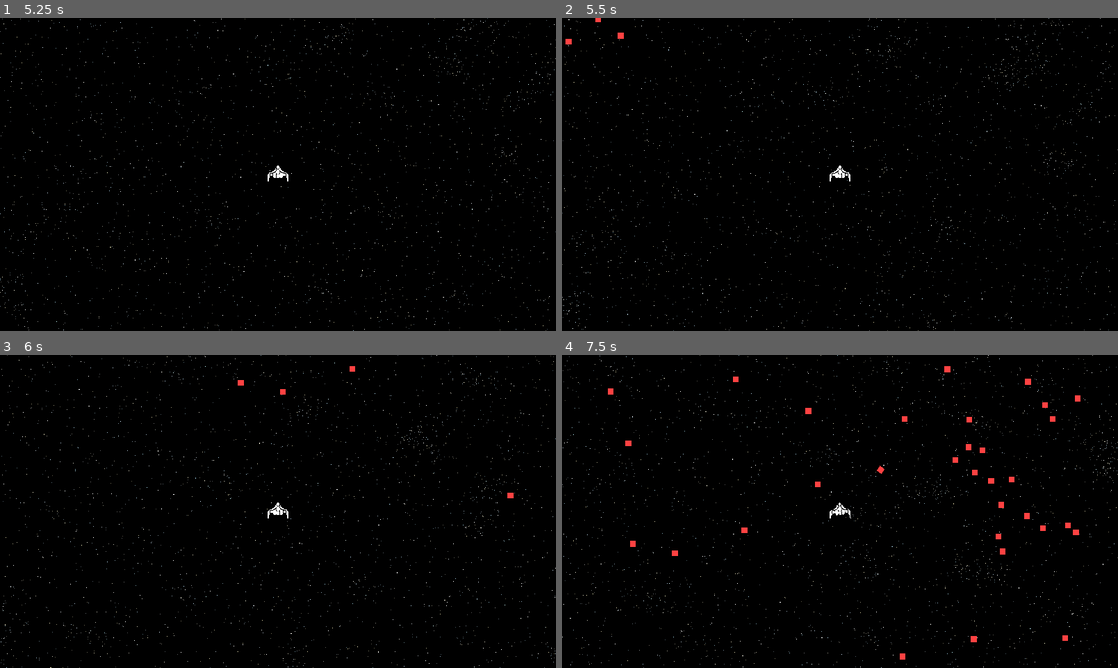
Above: before the commit, frames 1-4 (two rows, left to right).
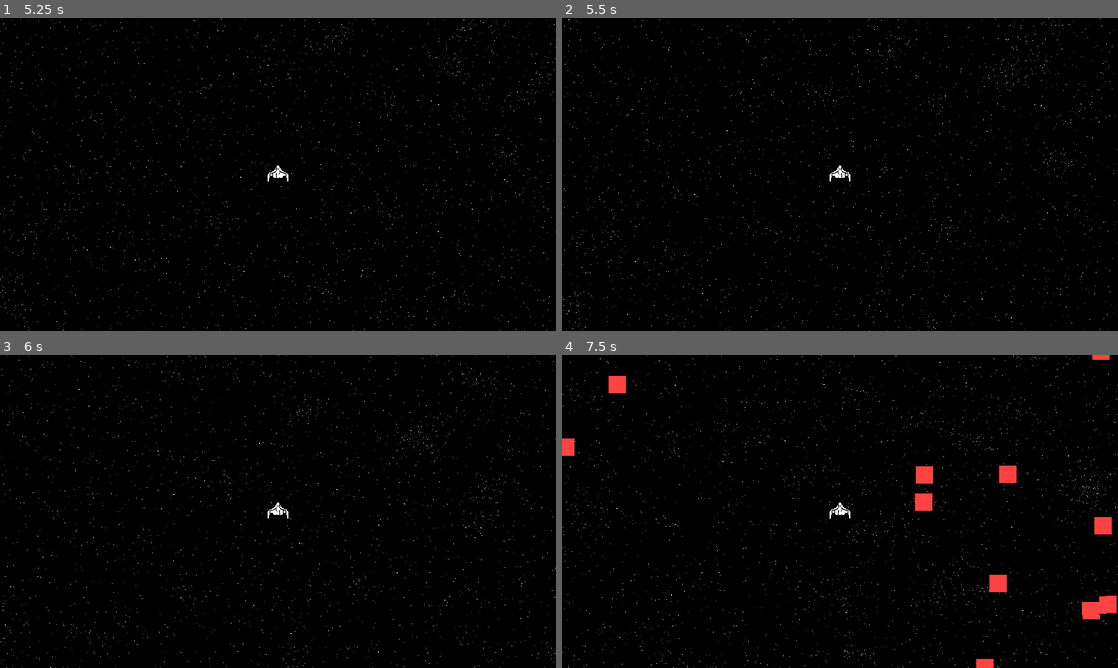
Above: after the commit, the same moments.

Repository: lajollagamesclub/project-mark
Game: Godot game, scene res://Main.tscn
The game is run twice, just before and just after one commit, with the same random seed, the same clock (stepped at 60 frames per second) and the same inputs. The engine's default icon, where the game draws it, is replaced by a stand-in: a white triangle on a blue panel in a dark square.
Inputs:
- Up to frame 1 (5.25 s): hold W (g_up) 0.53-2.03 s; hold Q (g_dash_left) 2.03-3.53 s; hold S (g_down) 3.53-4.28 s; hold E (g_dash_right) 4.28-5.03 s; hold W (g_up) from 5.03 s (still down)
- Up to frame 2 (5.5 s): keep holding W (g_up)
- Up to frame 3 (6 s): release W (g_up) at 5.78 s; hold E (g_dash_right) from 5.78 s (still down)
- Up to frame 4 (7.5 s): keep holding E (g_dash_right)

Frame 1 is identical in both runs. In frame 2, less than 0.1% of the frame differs, in the area x 0-12%, y 0-9%; in frame 3, less than 0.1%; in frame 4, 3.5%, in the area x 0-100%, y 0-100%.

Commit message:
Tweak enemy size and mass

Diff:
--- a/src/Enemy.tscn
+++ b/src/Enemy.tscn
@@ -6,19 +6,20 @@
 bounce = 0.3
 
 [sub_resource type="RectangleShape2D" id=2]
+extents = Vector2( 30, 30 )
 
 [node name="Enemy" type="RigidBody2D"]
-mass = 12.91
+mass = 55.11
 physics_material_override = SubResource( 1 )
 script = ExtResource( 1 )
 
 [node name="ColorRect" type="ColorRect" parent="."]
 anchor_right = 1.0
 anchor_bottom = 1.0
-margin_left = -10.0
-margin_top = -10.0
-margin_right = 10.0
-margin_bottom = 10.0
+margin_left = -30.0
+margin_top = -30.0
+margin_right = 30.0
+margin_bottom = 30.0
 color = Color( 1, 0.262745, 0.262745, 1 )
 
 [node name="CollisionShape2D" type="CollisionShape2D" parent="."]
--- a/src/Main.tscn
+++ b/src/Main.tscn
@@ -47,7 +47,6 @@
 texture = ExtResource( 3 )
 
 [node name="Player" parent="." instance=ExtResource( 4 )]
-forward_force = 2000
 
 [node name="EnemySpawner" type="Node2D" parent="."]
 script = ExtResource( 5 )
@@ -55,7 +54,7 @@
 safe_radius = 800.0
 camera_view_radius = 1920.0
 player_visibility_radius = 3000.0
-target_enemies = 200
+target_enemies = 60
 player_path = NodePath("../Player")
 
 [node name="InstructionsLabel" type="Label" parent="."]
